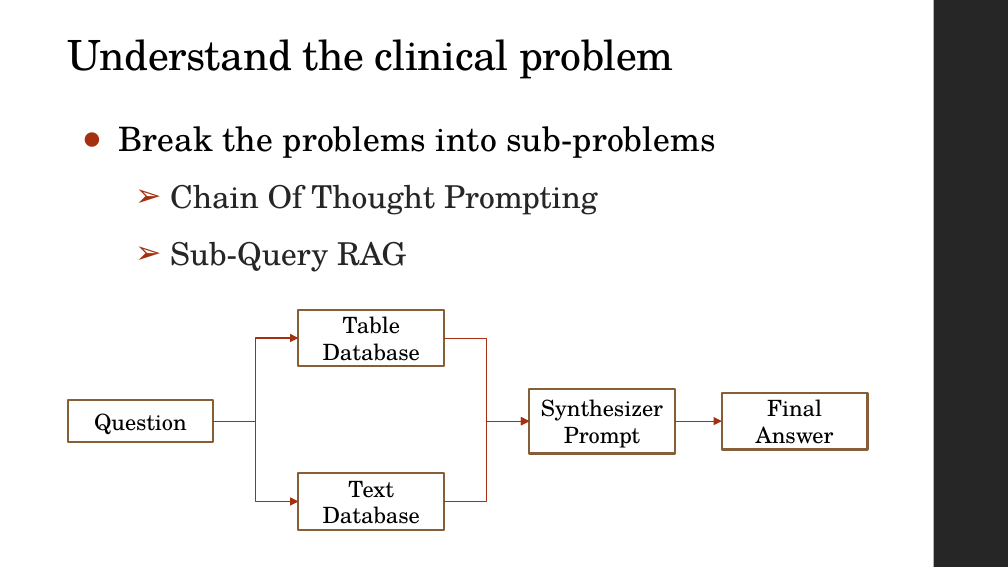
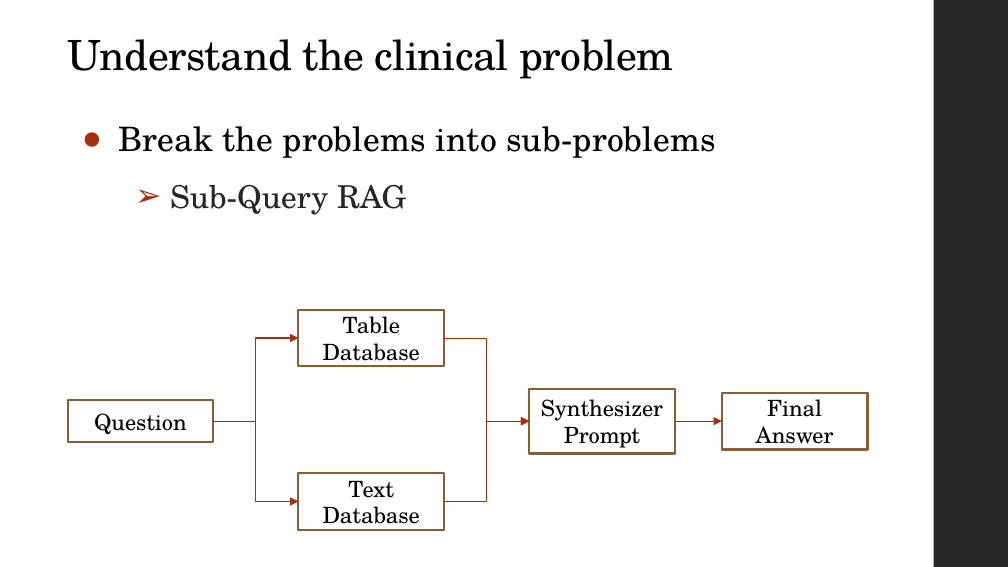
Before and after one commit to benjaminlq/llm_workshops, a slide deck: slide 23 of AI_Health_Summit/AI Summit Practical Workshop.pptx. Drawn at 1008x567 pixels with LibreOffice and Linux fonts; fonts in the diff are those of the drawing. Boxes give left, top, right and bottom in pixels: in the first picture for what was removed or moved away, otherwise in the second. Text is boxed around its words. In the diff, an @@ line names an element or a change of style, - is before the commit and + after.

```diff
--- a/AI_Health_Summit/AI Summit Practical Workshop.pptx
+++ b/AI_Health_Summit/AI Summit Practical Workshop.pptx
@@ text at (170,184,598,215): paragraph removed @@
-  ➢ Chain Of Thought Prompting
```
Also in this commit, not shown: 3 other slides changed, 1 slide added.
